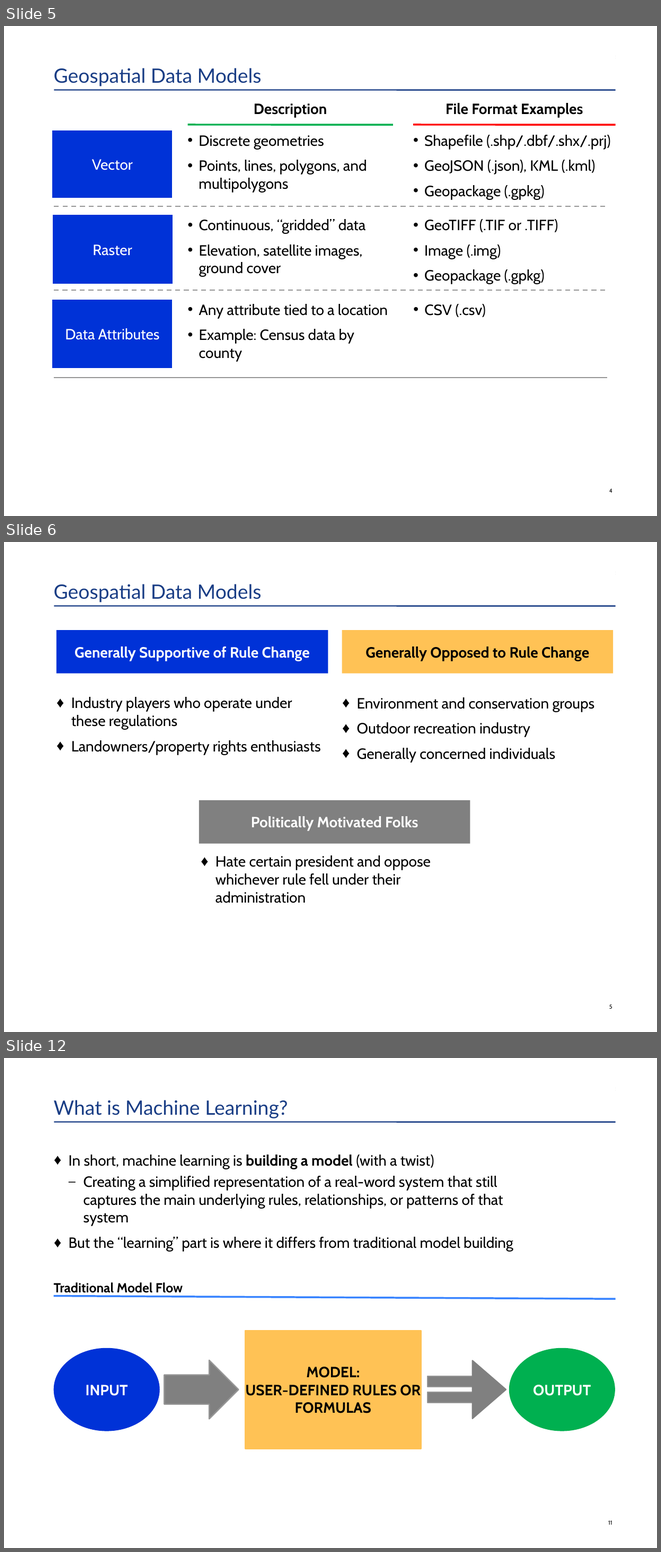
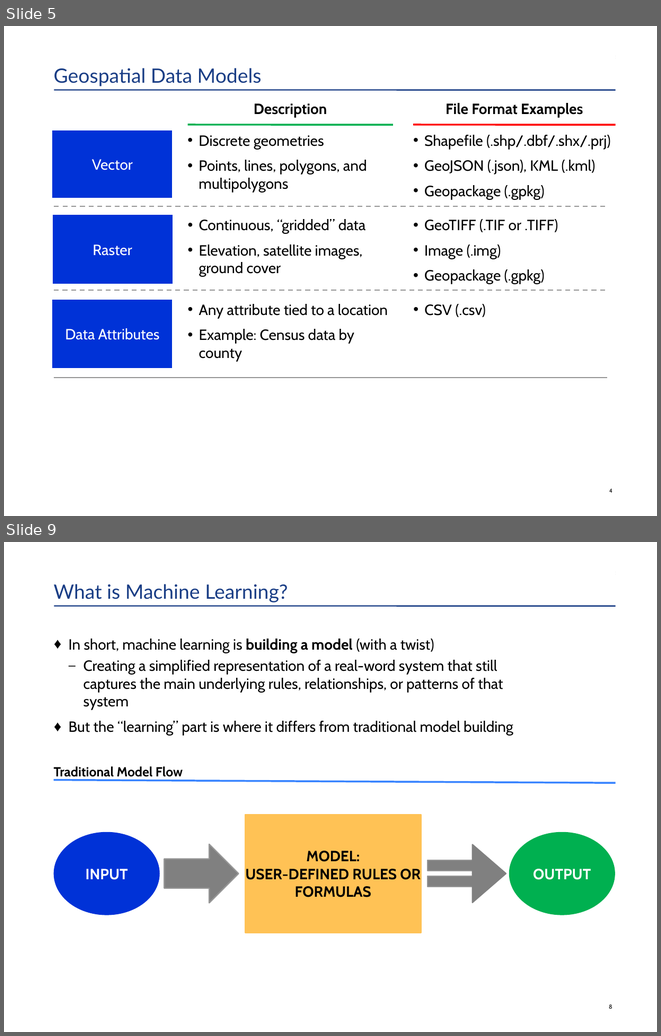
Before and after one commit to HKuz/Geospatial_Overview, a slide deck: BOS-PY_Presentation/OverviewOfUsingGeospatialDataInPython.pptx. Shown one above the other, each under a label of ours: slides 5, 6 and 12 before the commit, slides 5 and 9 after it; the slides between them are not shown. The pictures are 661x1552 and 661x1036 pixels, drawn with LibreOffice and Linux fonts; fonts in the diff are those of the drawing. Boxes give left, top, right and bottom in pixels: in the first picture for what was removed or moved away, otherwise in the second. Text is boxed around its words. In the diff, an @@ line names an element or a change of style, - is before the commit and + after.

```diff
--- a/BOS-PY_Presentation/OverviewOfUsingGeospatialDataInPython.pptx
+++ b/BOS-PY_Presentation/OverviewOfUsingGeospatialDataInPython.pptx
@@ slide 6 removed at box(4, 542, 657, 1032), background #FFFFFF; not listed: 1 template element that a slide beside it also shows @@
@@ title removed at box(54, 542, 616, 603) @@
-Geospatial Data Models
@@ rectangle removed at box(56, 630, 328, 673) @@
-Generally Supportive of Rule Change
@@ rectangle removed at box(342, 630, 613, 673) @@
-Generally Opposed to Rule Change
@@ text removed at box(71, 697, 321, 755) @@
-    ♦ Industry players who operate under these regulations
-    ♦ Landowners/property rights enthusiasts
@@ text removed at box(357, 697, 595, 762) @@
-    ♦ Environment and conservation groups
-    ♦ Outdoor recreation industry
-    ♦ Generally concerned individuals
@@ rectangle removed at box(199, 800, 470, 844) @@
-Politically Motivated Folks
@@ text removed at box(215, 855, 431, 903) @@
-    ♦ Hate certain president and oppose whichever rule fell under their administration
@@ page number removed at box(609, 1004, 612, 1008) @@
-5
@@ what was slide 12 is now slide 9 @@
@@ page number at box(609, 1004, 612, 1008): text changed @@
-11
+8
```
Also in this commit, not shown: 3 slides changed, 2 slides added, 7 other slides removed, 6 other files.
